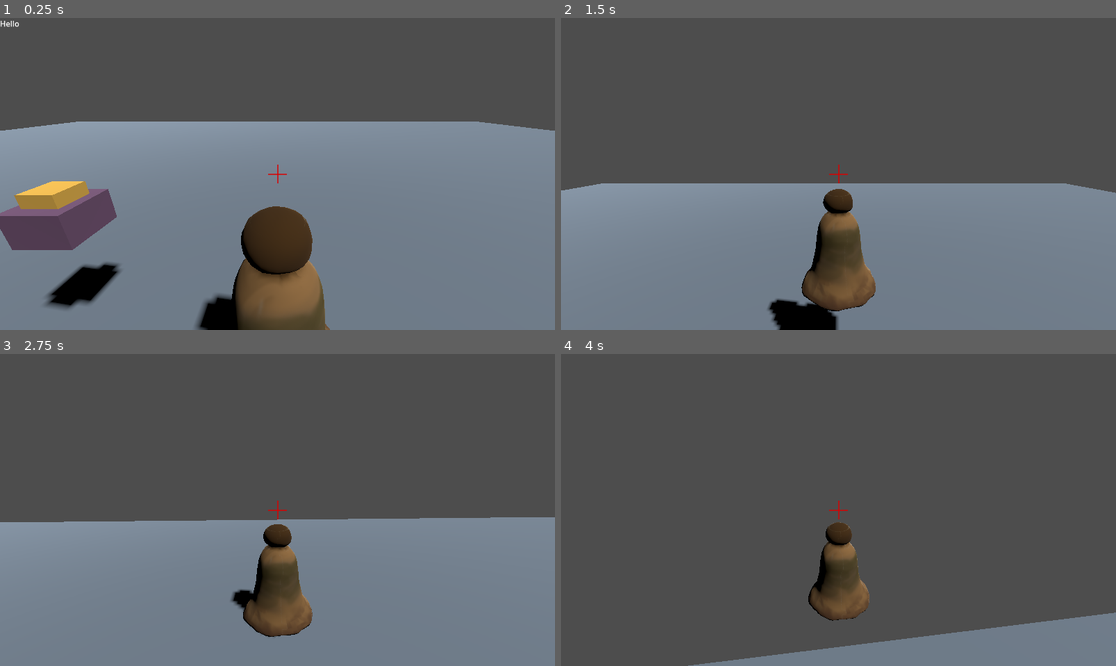
Above: before the commit, frames 1-4 (two rows, left to right).
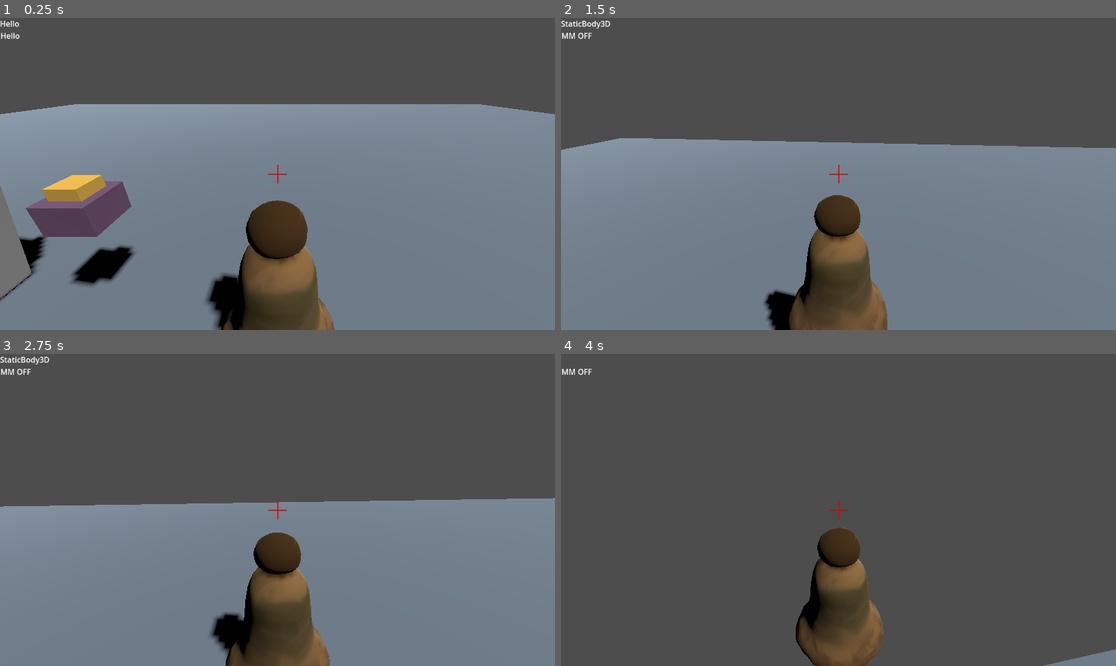
Above: after the commit, the same moments.

Repository: robinvanderkooi/DeveloperPlayground
Game: Godot game, scene res://Scenes/main_scene.tscn
Same seed, same stepped clock (60 frames per second), same inputs: the game is played once before the commit and once after it.
Inputs (mouse positions are in pixels of both pictures, inside the frame that each line leads up to):
- Up to frame 1 (0.25 s): no input
- Up to frame 2 (1.5 s): tap Enter at 0.5 s; move the mouse to (866, 174) at 0.52 s; hold W (forward) from 0.53 s (still down); tap M at 0.6 s; tap Space (jump) at 0.77 s; move the mouse to (810, 174) at 1.27 s; click (810, 174) at 1.35 s
- Up to frame 3 (2.75 s): keep holding W (forward); tap Space (jump) at 1.52 s; tap M at 1.55, 2.1 s; move the mouse to (288, 503) at 2.02 s
- Up to frame 4 (4 s): keep holding W (forward); move the mouse to (832, 516) at 2.77 s; tap M at 2.85, 3.8 s; tap Space (jump) at 3.02, 3.77 s; move the mouse to (877, 513) at 3.52 s; press the mouse at (877, 513) at 3.53 s

The runs differ from the first frame. In frame 1, 14% of the frame differs, in the area x 0-100%, y 4-100%; in frame 2, 18%, in the area x 0-100%, y 0-100%; in frame 3, 11%; in frame 4, 10%.
Error in both runs: Invalid access to property or key 'collider' on a base object of type 'Dictionary'. (res://Scripts/CharacterBody3D.gd:51)

Commit message:
Construction box of holding
Made a box with a construction texture and used it to make a 6 walled box to hold spheres. Spheres spawned by a button.

Diff:
--- /dev/null
+++ b/Scenes/PointHoldingCell.gd
@@ -0,0 +1,21 @@
+extends Node3D
+
+var points_node : Node3D
+var point_scene = preload("res://Scenes/repulsion_point.tscn")
+var rng = RandomNumberGenerator.new()
+
+# Called when the node enters the scene tree for the first time.
+func _ready():
+	points_node = get_node("Points")
+
+
+# Called every frame. 'delta' is the elapsed time since the previous frame.
+func _process(delta):
+	pass
+
+
+func PushButtonFunction():
+	print("Pushed!!")
+	var instance = point_scene.instantiate()
+	instance.position += Vector3(rng.randf_range(-0.1, 0.1),rng.randf_range(-0.1, 0.1),rng.randf_range(-0.1, 0.1))
+	points_node.add_child(instance)
--- a/Scenes/main_scene.tscn
+++ b/Scenes/main_scene.tscn
@@ -1,10 +1,14 @@
-[gd_scene load_steps=9 format=3 uid="uid://dsd0hqxorje6m"]
+[gd_scene load_steps=14 format=3 uid="uid://dsd0hqxorje6m"]
 
 [ext_resource type="Script" path="res://Scripts/main_scene.gd" id="1_kiwil"]
 [ext_resource type="ArrayMesh" uid="uid://c5fsa3bra6quj" path="res://Blender/Pawn/Pawn.obj" id="1_onnlj"]
 [ext_resource type="Script" path="res://Scripts/CharacterBody3D.gd" id="2_v56id"]
 [ext_resource type="Script" path="res://Scripts/Camera3D.gd" id="4_bsw6s"]
 [ext_resource type="PackedScene" uid="uid://b3a6fxhjj25m3" path="res://Scenes/push_button.tscn" id="5_2jkuc"]
+[ext_resource type="ArrayMesh" uid="uid://bpbl8kitduhnm" path="res://Blender/rock.obj" id="6_8xj7s"]
+[ext_resource type="Script" path="res://Scenes/PointHoldingCell.gd" id="7_ec37o"]
+[ext_resource type="PackedScene" uid="uid://s8h75ofqu5b0" path="res://Scenes/static_contruction_box.tscn" id="7_q34ie"]
+[ext_resource type="PackedScene" uid="uid://dvuinyvvieoqy" path="res://Scenes/repulsion_point.tscn" id="9_cmswh"]
 
 [sub_resource type="CylinderShape3D" id="CylinderShape3D_by3cj"]
 height = 1.3
@@ -14,6 +18,8 @@
 
 [sub_resource type="StandardMaterial3D" id="StandardMaterial3D_8htvv"]
 albedo_color = Color(0.45098, 0.505882, 0.564706, 1)
+
+[sub_resource type="BoxShape3D" id="BoxShape3D_yqnac"]
 
 [node name="MainScene" type="Node3D"]
 script = ExtResource("1_kiwil")
@@ -46,6 +52,13 @@
 [node name="Label" type="Label" parent="CanvasLayer"]
 offset_right = 40.0
 offset_bottom = 23.0
+text = "Hello"
+
+[node name="Label_MapMode" type="Label" parent="CanvasLayer"]
+offset_left = 1.0
+offset_top = 25.0
+offset_right = 41.0
+offset_bottom = 51.0
 text = "Hello"
 
 [node name="Crosshair" type="Control" parent="CanvasLayer"]
@@ -114,3 +127,42 @@
 
 [node name="PushButton3" parent="World/Buttons" instance=ExtResource("5_2jkuc")]
 transform = Transform3D(1, 0, 0, 0, 1, 0, 0, 0, 1, -0.215079, 0.652896, 1.62115)
+
+[node name="RigidBody3D" type="RigidBody3D" parent="World"]
+transform = Transform3D(1, 0, 0, 0, 1, 0, 0, 0, 1, -3.44489, 1.35178, 0)
+
+[node name="Rock" type="MeshInstance3D" parent="World/RigidBody3D"]
+mesh = ExtResource("6_8xj7s")
+skeleton = NodePath("../../..")
+
+[node name="CollisionShape3D" type="CollisionShape3D" parent="World/RigidBody3D"]
+shape = SubResource("BoxShape3D_yqnac")
+
+[node name="PointHoldingCell" type="Node3D" parent="World"]
+transform = Transform3D(1, 0, 0, 0, 1, 0, 0, 0, 1, 0.051, 2.01114, 7.18686)
+script = ExtResource("7_ec37o")
+
+[node name="StaticContructionBox" parent="World/PointHoldingCell" instance=ExtResource("7_q34ie")]
+transform = Transform3D(3, 0, 0, 0, 0.2, 0, 0, 0, 3, 0, 1.5, 0)
+
+[node name="StaticContructionBox2" parent="World/PointHoldingCell" instance=ExtResource("7_q34ie")]
+transform = Transform3D(3, 0, 0, 0, 0.2, 0, 0, 0, 3, 0, -1.5, 0)
+
+[node name="StaticContructionBox3" parent="World/PointHoldingCell" instance=ExtResource("7_q34ie")]
+transform = Transform3D(3, 0, 0, 0, 3, 0, 0, 0, 0.2, 0, 0, 1.5)
+
+[node name="StaticContructionBox4" parent="World/PointHoldingCell" instance=ExtResource("7_q34ie")]
+transform = Transform3D(3, 0, 0, 0, 3, 0, 0, 0, 0.2, 0, 0, -1.5)
+
+[node name="StaticContructionBox5" parent="World/PointHoldingCell" instance=ExtResource("7_q34ie")]
+transform = Transform3D(0.2, 0, 0, 0, 3, 0, 0, 0, 3, 1.5, 0, 0)
+
+[node name="StaticContructionBox6" parent="World/PointHoldingCell" instance=ExtResource("7_q34ie")]
+transform = Transform3D(0.2, 0, 0, 0, 3, 0, 0, 0, 3, -1.5, 0, 0)
+
+[node name="PushButton" parent="World/PointHoldingCell" instance=ExtResource("5_2jkuc")]
+transform = Transform3D(1, 0, 0, 0, -4.37114e-08, 1, 0, -1, -4.37114e-08, 0, -0.783441, -1.6893)
+
+[node name="Points" type="Node3D" parent="World/PointHoldingCell"]
+
+[node name="ReplusionPoint" parent="World/PointHoldingCell/Points" instance=ExtResource("9_cmswh")]
--- /dev/null
+++ b/Scenes/repulsion_point.tscn
@@ -0,0 +1,15 @@
+[gd_scene load_steps=3 format=3 uid="uid://dvuinyvvieoqy"]
+
+[sub_resource type="SphereShape3D" id="SphereShape3D_axmlp"]
+
+[sub_resource type="StandardMaterial3D" id="StandardMaterial3D_6jmtd"]
+albedo_color = Color(0.576471, 0.647059, 0.976471, 1)
+metallic = 0.14
+
+[node name="ReplusionPoint" type="RigidBody3D"]
+
+[node name="CollisionShape3D" type="CollisionShape3D" parent="."]
+shape = SubResource("SphereShape3D_axmlp")
+
+[node name="CSGSphere3D" type="CSGSphere3D" parent="."]
+material = SubResource("StandardMaterial3D_6jmtd")
--- /dev/null
+++ b/Scenes/static_contruction_box.tscn
@@ -0,0 +1,19 @@
+[gd_scene load_steps=4 format=3 uid="uid://s8h75ofqu5b0"]
+
+[ext_resource type="Texture2D" uid="uid://blrg43v6rr077" path="res://Textures/ConstructionPaintJob.png" id="1_80bmb"]
+
+[sub_resource type="BoxShape3D" id="BoxShape3D_pteaw"]
+
+[sub_resource type="StandardMaterial3D" id="StandardMaterial3D_ufc0s"]
+albedo_texture = ExtResource("1_80bmb")
+
+[node name="StaticContructionBox" type="StaticBody3D"]
+transform = Transform3D(1, 0, 0, 0, 1, 0, 0, 0, 1, -1.52098, 1.92046, -2.35517)
+
+[node name="CollisionShape3D" type="CollisionShape3D" parent="."]
+shape = SubResource("BoxShape3D_pteaw")
+
+[node name="CSGBox3D" type="CSGBox3D" parent="."]
+material_override = SubResource("StandardMaterial3D_ufc0s")
+transparency = 0.7
+cast_shadow = 0
--- a/Scripts/Buttons/PushButton.gd
+++ b/Scripts/Buttons/PushButton.gd
@@ -26,3 +26,6 @@
 func PushMe():
 	push_node.material = red_material
 	pushed_countDown = .5
+	var pushyParent = get_parent_node_3d()
+	if pushyParent.has_method("PushButtonFunction"):
+		pushyParent.PushButtonFunction()
--- a/Scripts/Camera3D.gd
+++ b/Scripts/Camera3D.gd
@@ -1,7 +1,7 @@
 extends Camera3D
 
 
-@export var lerp_speed = 3
+@export var lerp_speed = 10
 @export var target_path : NodePath = "../CharacterBody3D/Head"
 @export var offset = Vector3.BACK + Vector3.UP
 
--- a/Scripts/main_scene.gd
+++ b/Scripts/main_scene.gd
@@ -1,9 +1,11 @@
 extends Node3D
 
+var map_mode = false
+var map_mode_node : Label
 
 # Called when the node enters the scene tree for the first time.
 func _ready():
-	pass # Replace with function body.
+	map_mode_node = get_node("CanvasLayer/Label_MapMode")
 
 
 # Called every frame. 'delta' is the elapsed time since the previous frame.
@@ -14,3 +16,9 @@
 func _input(event):
 	if event is InputEventKey and event.is_pressed and event.keycode == KEY_ESCAPE:
 		get_tree().quit()
+	if event is InputEventKey and event.is_pressed and event.keycode == KEY_M:
+		map_mode = !map_mode
+		if map_mode:
+			map_mode_node.text = "MM ON"
+		else:
+			map_mode_node.text = "MM OFF"
Not shown, added: Blender/rock.mtl
Not shown, added: Blender/rock.obj
Not shown, added: Blender/rock.obj.import
Binary file added: Textures/ConstructionPaintJob.png
Not shown, added: Textures/ConstructionPaintJob.png.import
Not shown, changed: hello.txt
Not shown, changed: notes.txt
Not shown, added: Blender/rock.blend
